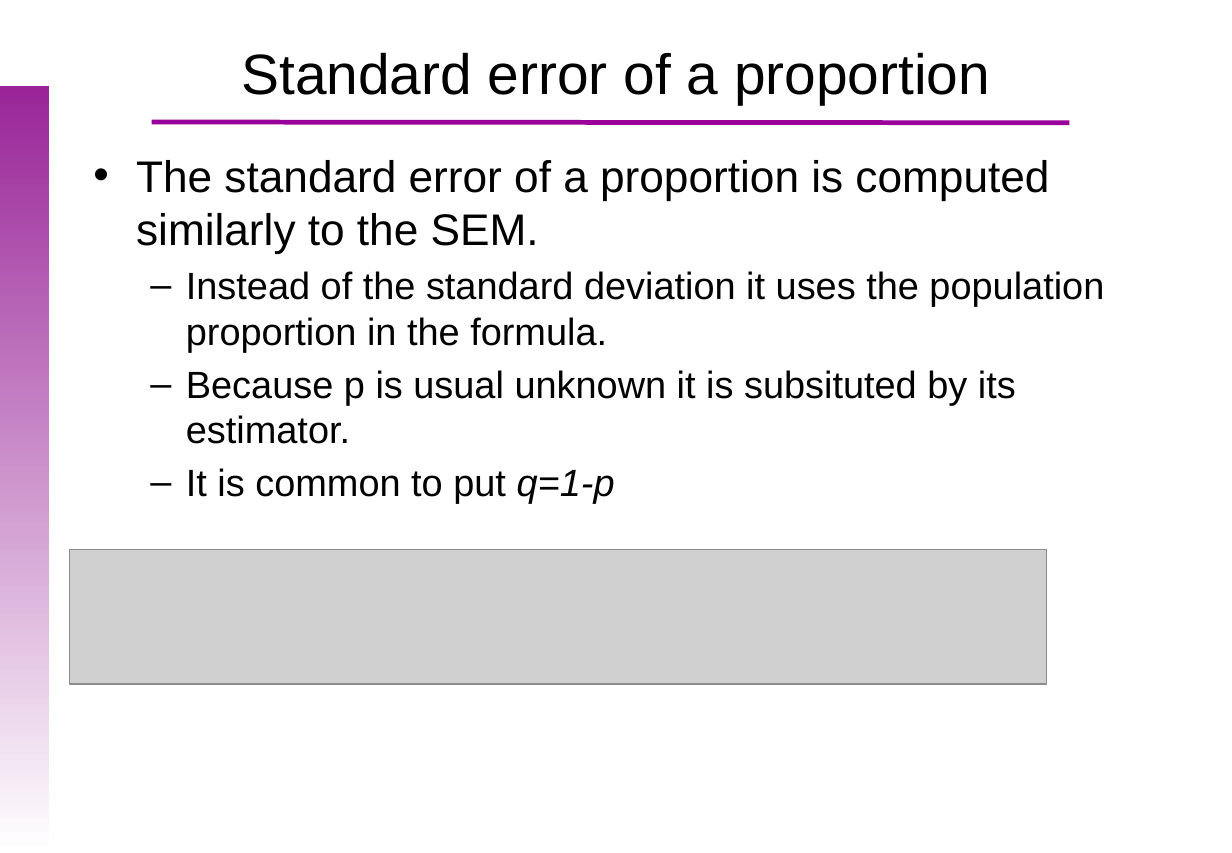
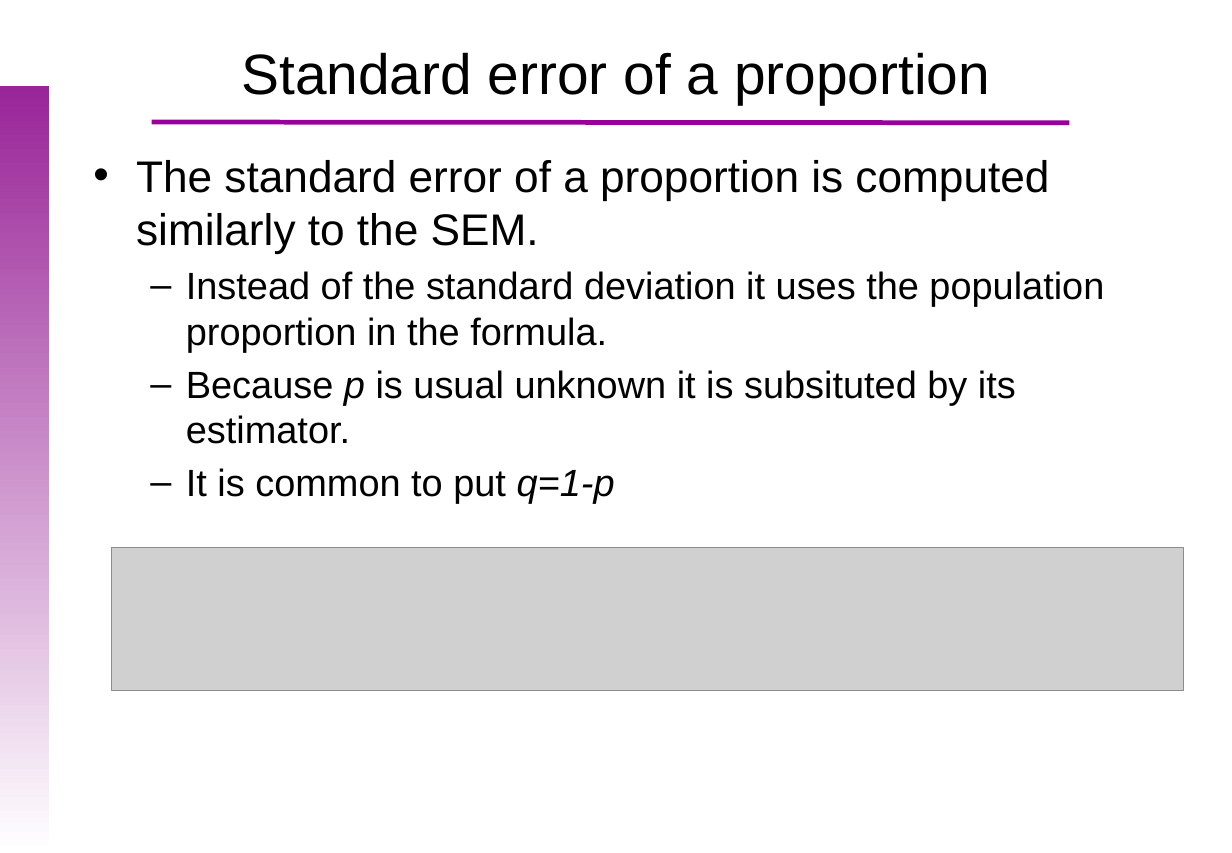
Before and after one commit to uebvhir/Course_Basic_Statistics_2019, a slide deck: slide 6 of Sessio_5/EBB_2018_Session_5_Sample_Size.pptx (slide 4 before the commit). Drawn at 1232x853 pixels with LibreOffice and Linux fonts; fonts in the diff are those of the drawing; grey boxes stand for pictures; background and template pictures are left out. Boxes give left, top, right and bottom in pixels: in the first picture for what was removed or moved away, otherwise in the second. Text is boxed around its words. In the diff, an @@ line names an element or a change of style, - is before the commit and + after.

```diff
--- a/Sessio_5/EBB_2018_Session_5_Sample_Size.pptx
+++ b/Sessio_5/EBB_2018_Session_5_Sample_Size.pptx
@@ text at (186, 370, 1016, 444): italic on in "p" @@
@@ picture: place and size @@
-picture at (69, 549, 1047, 684)
+picture at (111, 548, 1183, 692)
```
Also in this commit, not shown: 10 other slides changed, 15 slides added, 2 slides removed, 3 other files.
